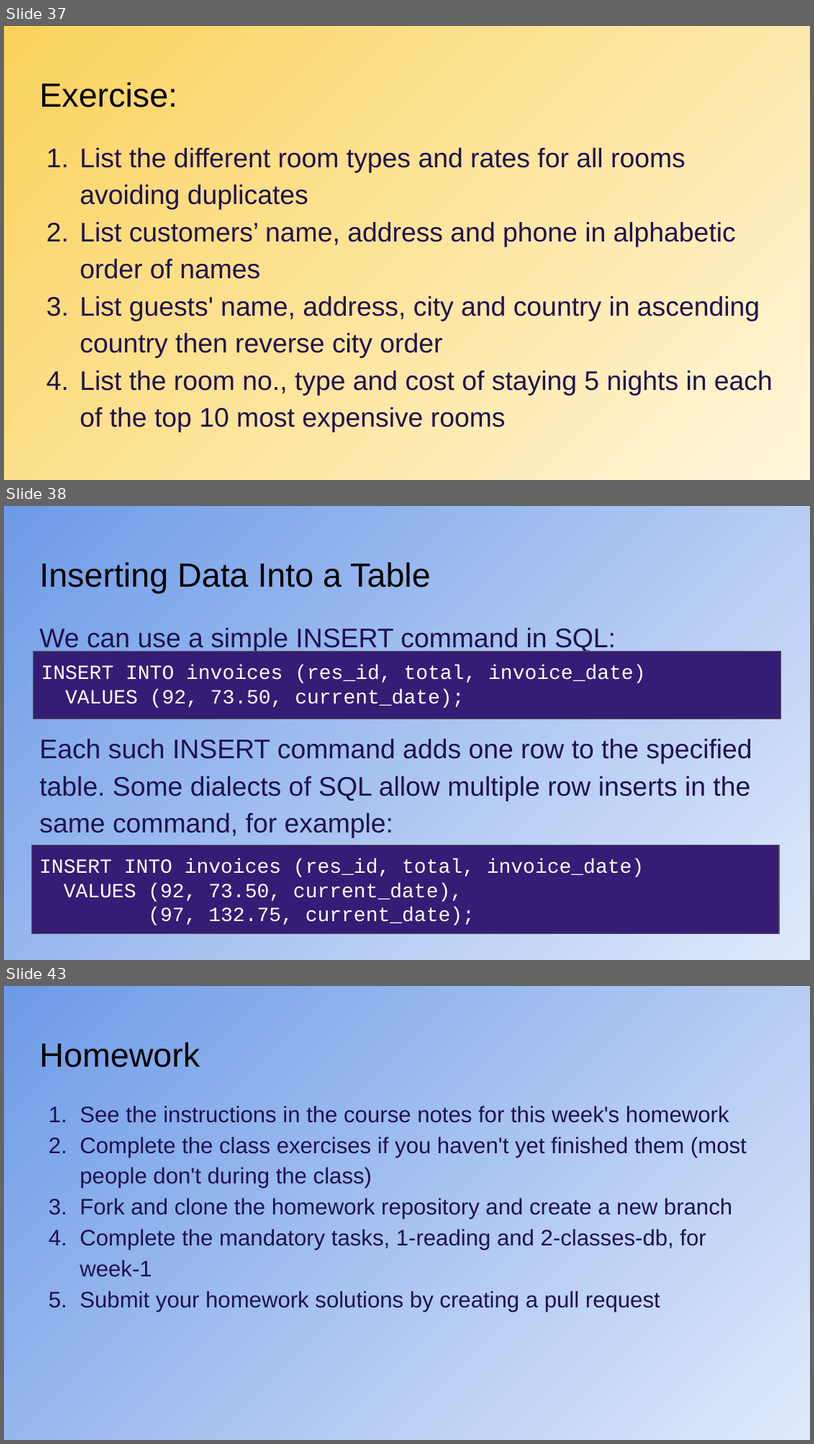
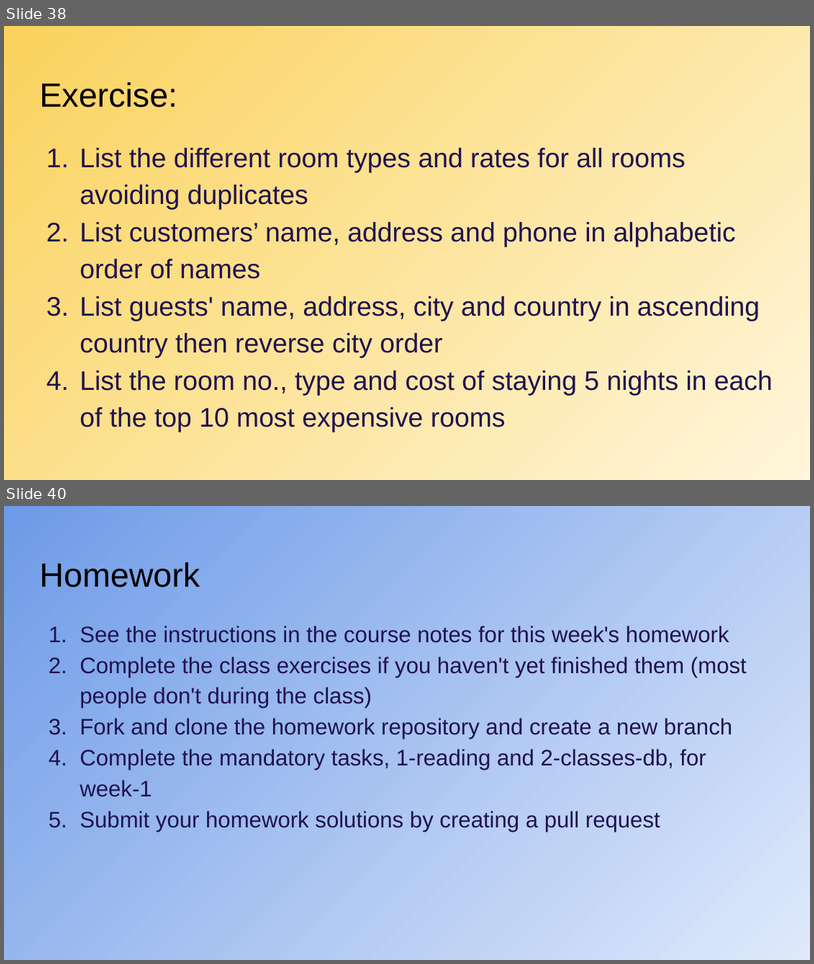
Before and after one commit to CodeYourFuture/syllabus, a slide deck: docs/db/db_b/week-1/CYF_DB_1.odp. Shown one above the other, each under a label of ours: slides 37, 38 and 43 before the commit, slides 38 and 40 after it; the slides between them are not shown. The pictures are 814x1444 and 814x964 pixels, drawn with LibreOffice and Linux fonts; fonts in the diff are those of the drawing. Boxes give left, top, right and bottom in pixels: in the first picture for what was removed or moved away, otherwise in the second. Text is boxed around its words. In the diff, an @@ line names an element or a change of style, - is before the commit and + after.

```diff
--- a/docs/db/db_b/week-1/CYF_DB_1.odp
+++ b/docs/db/db_b/week-1/CYF_DB_1.odp
@@ slide 38 removed at (x1=4, y1=506, x2=810, y2=960), background gradient #DFE9FB to #6E9BE7 @@
@@ title removed at (x1=39, y1=562, x2=430, y2=593) @@
-Inserting Data Into a Table
@@ text removed at (x1=39, y1=628, x2=752, y2=838) @@
-We can use a simple INSERT command in SQL:
-Each such INSERT command adds one row to the specified table. Some dialects of SQL allow multiple row inserts in the same command, for example:
@@ rectangle removed at (x1=33, y1=651, x2=782, y2=719) @@
-INSERT INTO invoices (res_id, total, invoice_date)
-VALUES (92, 73.50, current_date);
@@ rectangle removed at (x1=31, y1=844, x2=779, y2=934) @@
-INSERT INTO invoices (res_id, total, invoice_date)
-VALUES (92, 73.50, current_date),
-(97, 132.75, current_date);
@@ what was slide 37 is now slide 38 @@
@@ what was slide 43 is now slide 40 @@
```
Also in this commit, not shown: 2 slides changed, 1 slide added, 3 other slides removed, 1 other file.
